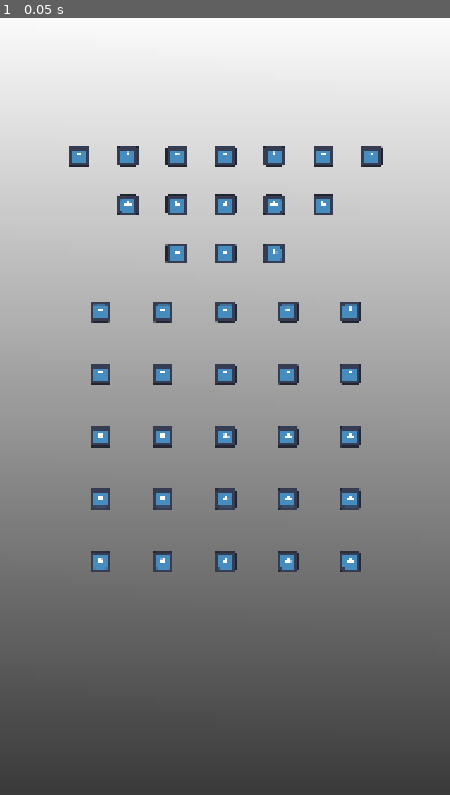
Above: before the commit, frame 1.
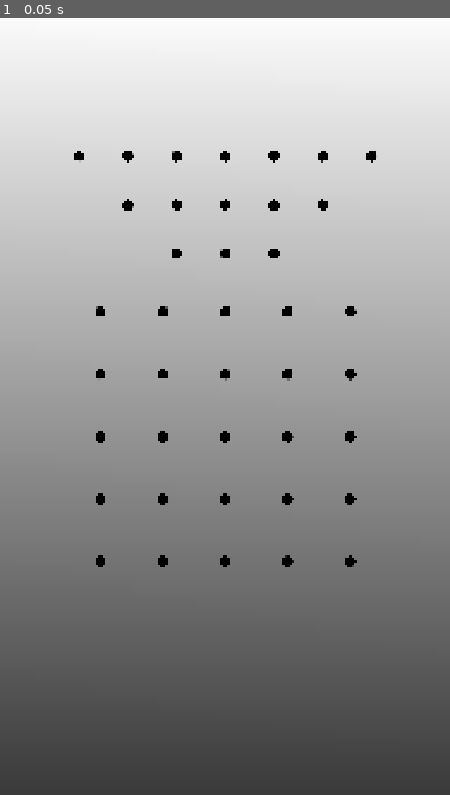
Above: after the commit, the same moment.

Repository: LeYohan-rgb/komikan
Game: Godot game, scene res://Scenes/game_scene.tscn
Same seed, same stepped clock (60 frames per second), same inputs: the game is played once before the commit and once after it. This scene is started directly instead of the project's main scene. The engine's default icon, where the game draws it, is replaced by a stand-in: a white triangle on a blue panel in a dark square.
Inputs:
- Up to frame 1 (0.05 s): no input

The runs differ from the first frame. In frame 1, 5.0% of the frame differs, in the area x 15-86%, y 16-72%.

Commit message:
Added tile pieces states
States: default, pangui and trewa. Added placeholder sprites for now

Diff:
--- a/Scenes/tile.tscn
+++ b/Scenes/tile.tscn
@@ -1,14 +1,45 @@
 [gd_scene format=3 uid="uid://bcea2io7e6nmc"]
 
-[ext_resource type="Texture2D" uid="uid://dvfroeb7kkw8u" path="res://icon.svg" id="1_xsjyq"]
+[ext_resource type="Script" uid="uid://cp66rvp01bqq1" path="res://Scripts/tile.gd" id="1_rvq8p"]
+[ext_resource type="Texture2D" uid="uid://b504xmdyyyfwa" path="res://Graphics/dot.png" id="2_khers"]
+[ext_resource type="Texture2D" uid="uid://tusyjnl0y3x1" path="res://Graphics/pangui.png" id="3_khers"]
+[ext_resource type="Texture2D" uid="uid://bltdt60bvf5jv" path="res://Graphics/trewa.png" id="4_g7l7l"]
+
+[sub_resource type="SpriteFrames" id="SpriteFrames_jague"]
+animations = [{
+"frames": [{
+"duration": 1.0,
+"texture": ExtResource("2_khers")
+}],
+"loop": 1,
+"name": &"default",
+"speed": 5.0
+}, {
+"frames": [{
+"duration": 1.0,
+"texture": ExtResource("3_khers")
+}],
+"loop": 1,
+"name": &"pangui",
+"speed": 5.0
+}, {
+"frames": [{
+"duration": 1.0,
+"texture": ExtResource("4_g7l7l")
+}],
+"loop": 1,
+"name": &"trewa",
+"speed": 5.0
+}]
 
 [node name="tile" type="Control" unique_id=1331111654]
 layout_mode = 3
 anchors_preset = 0
 offset_right = 50.0
 offset_bottom = 50.0
+script = ExtResource("1_rvq8p")
 
-[node name="Sprite2D" type="Sprite2D" parent="." unique_id=1189331750]
+[node name="AnimatedSprite2D" type="AnimatedSprite2D" parent="." unique_id=742913885]
 position = Vector2(26, 26)
-scale = Vector2(0.390625, 0.390625)
-texture = ExtResource("1_xsjyq")
+scale = Vector2(0.2, 0.2)
+sprite_frames = SubResource("SpriteFrames_jague")
--- /dev/null
+++ b/Scripts/tile.gd
@@ -0,0 +1,11 @@
+extends Control
+
+@export var state : String = ""
+# Called when the node enters the scene tree for the first time.
+func _ready() -> void:
+	pass # Replace with function body.
+
+
+# Called every frame. 'delta' is the elapsed time since the previous frame.
+func _process(delta: float) -> void:
+	pass
Binary file added: Graphics/dot.png
Not shown, added: Graphics/dot.png.import
Binary file added: Graphics/pangui.png
Not shown, added: Graphics/pangui.png.import
Binary file added: Graphics/trewa.png
Not shown, added: Graphics/trewa.png.import
Not shown, added: Scripts/tile.gd.uid
